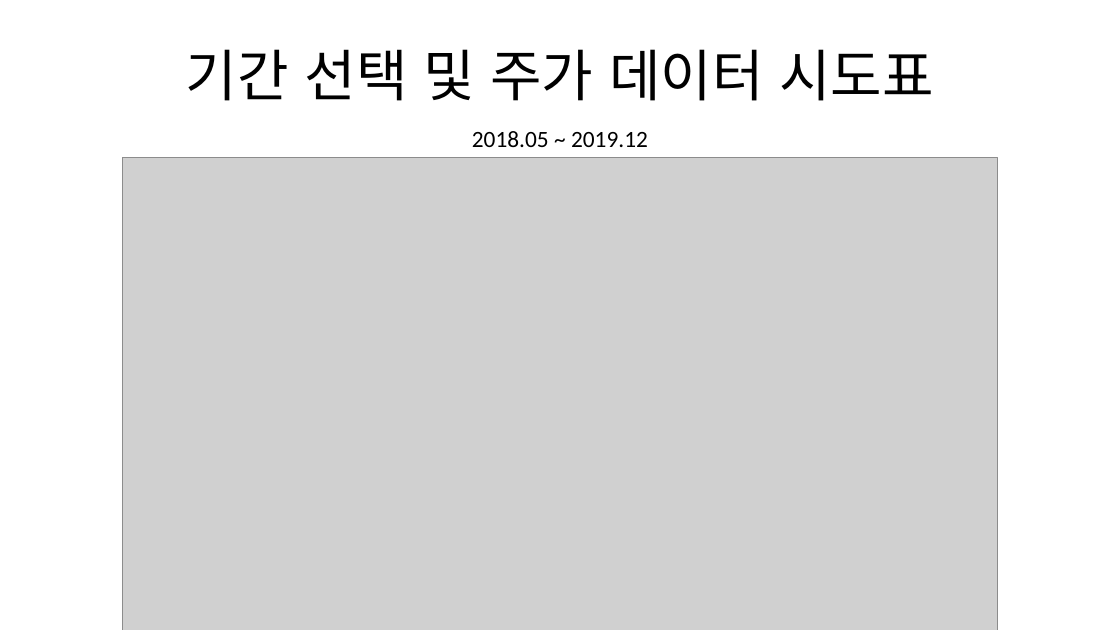
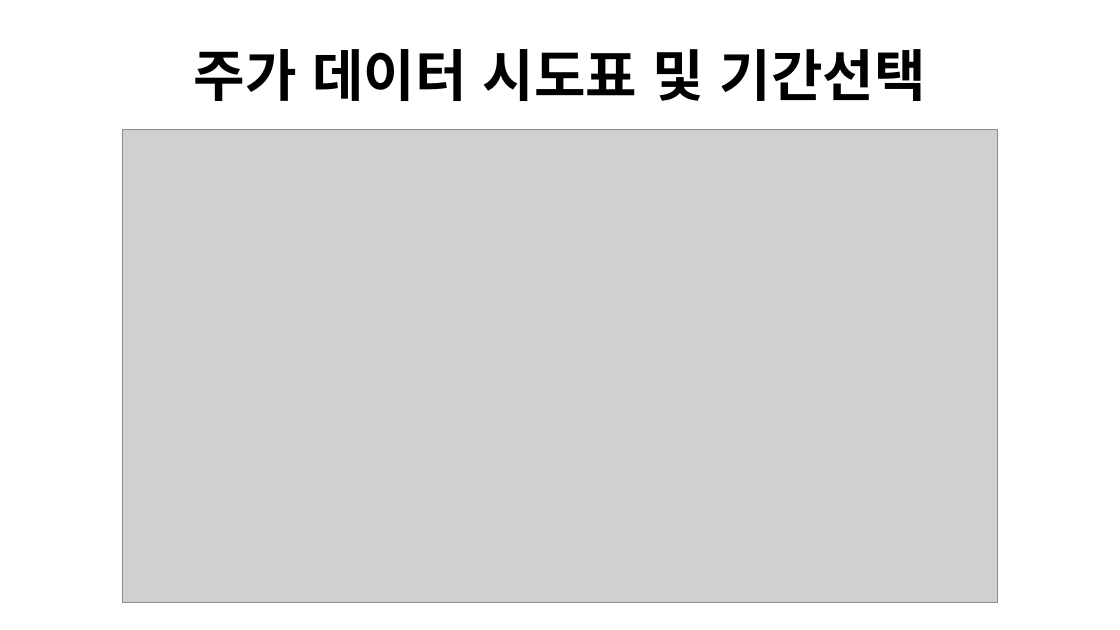
Before and after one commit to DaeguDude/bigdata, a slide deck: slide 7 of bigdata/파이널프로젝트ppt.pptx (slide 6 before the commit). Drawn at 1120x630 pixels with LibreOffice and Linux fonts; fonts in the diff are those of the drawing; grey boxes stand for pictures. Boxes give left, top, right and bottom in pixels: in the first picture for what was removed or moved away, otherwise in the second. Text is boxed around its words. In the diff, an @@ line names an element or a change of style, - is before the commit and + after.

```diff
--- a/bigdata/파이널프로젝트ppt.pptx
+++ b/bigdata/파이널프로젝트ppt.pptx
@@ title at box(194, 49, 926, 101): text changed; bold on @@
-기간 선택 및 주가 데이터 시도표
+주가 데이터 시도표 및 기간선택
@@ picture: place and size @@
-picture at box(123, 157, 997, 630)
+picture at box(123, 130, 997, 603)
@@ text removed at box(472, 131, 648, 147) @@
-2018.05 ~ 2019.12
```
Also in this commit, not shown: 8 other slides changed, 3 slides added, 9 other files.
